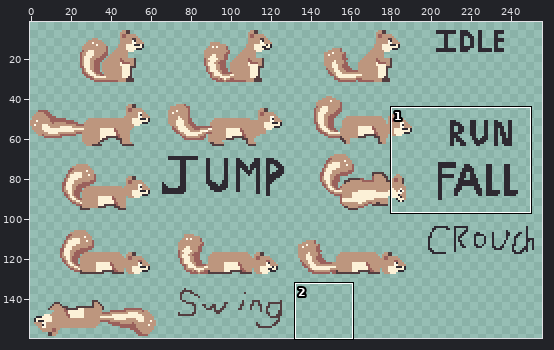
Pixel-art file, stored at Asset Projects/squirrel/v2/squirrel.aseprite. The first picture is a wide view before the edit; the outline marks the close-up.
Close-up. Old version:
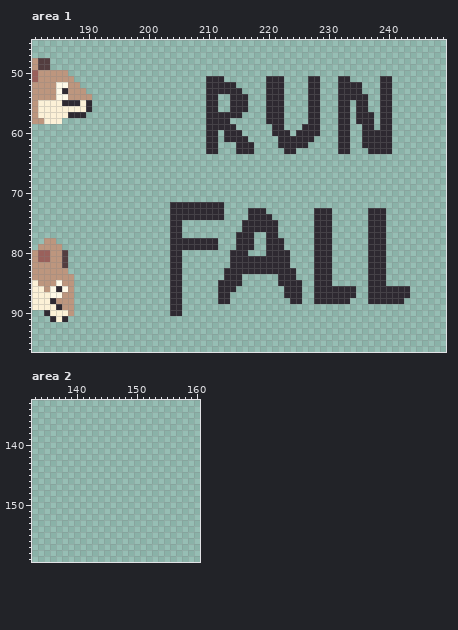
256x160 pixels, 1 frame. Colours within 5 levels of each other are drawn and written as one. Shown: area 1: x 181..249, y 45..96; area 2: x 133..160, y 133..159. The wide view leaves out empty margins. The commit also changed other parts of the picture, which this record leaves out.
The same view after the edit:
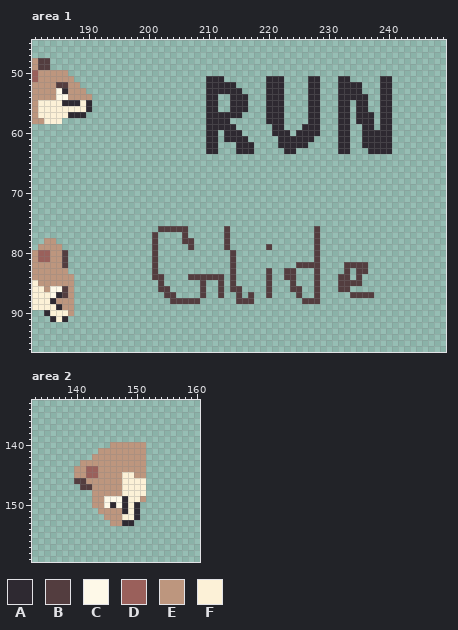
Palette (. is transparent): A #2e2931  B #533d3f  C #fef9e8  D #9a605b  E #bd967e  F #fcf1d7
Difference:
--- area 1
@@ x 183..188 @@
 51 EEEEE.
-52 EECCEE
+52 EEBBEE
 53 EECAEE
@@ x 181..249 @@
 71 .....................................................................
-72 .......................AAAAAAAAA.....................................
-73 .......................AAAAAAAAA....AAA........AAA......AAA..........
-74 .......................AAAAAAAAA....AAAA.......AAA......AAA..........
-75 .......................AA..........AAAAAA......AAA......AAA..........
-76 .......................AA..........AAAAAA......AAA......AAA..........
-77 .......................AA.........AAA..AA......AAA......AAA..........
-78 ..EE...................AAAAAAAA...AAA..AAA.....AAA......AAA..........
-79 .EEEE..................AAAAAAAA...AAA..AAA.....AAA......AAA..........
-80 EDDEEB.................AA........AAA...AAAA....AAA......AAA..........
-81 EDDEEB.................AA........AAAAAAAAAA....AAA......AAA..........
-82 EEEEEB.................AA........AAAAAAAAAA....AAA......AAA..........
-83 EEEEEE.................AA.......AAAAAAAAAAAA...AAA......AAA..........
-84 EEEEEEE................AA.......AAA......AAA...AAA......AAA..........
-85 FEEECEE................AA......AAAA......AAAA..AAA......AAA..........
-86 FFECACE................AA......AAA........AAA..AAAAAAA..AAAAAAA......
-87 FFFCCEE................AA......AA.........AAA..AAAAAAA..AAAAAAA......
-88 FFFAEEE................AA......AA..........AA..AAAAAA...AAAAAA.......
-89 FFFFAEE................AA............................................
-90 ..AFFFE................AA............................................
+72 .....................................................................
+73 .....................................................................
+74 .....................................................................
+75 .....................................................................
+76 .....................BBBBB......B..............B.....................
+77 ....................B....B......B..............B.....................
+78 ..EE................B....BB.....B..............B.....................
+79 .EEEE...............B.....B.....B......B.......B.....................
+80 EDDEEB..............B............B.............B.....................
+81 EDDEEB..............B............B.............B.....................
+82 EEEEEB..............B............B..........BBBB....BBBB.............
+83 EEEEEE..............B............B.....B..BB...B....B.BB.............
+84 EEEEEEE.............BB....BBBBBB.B.....B..BB...B...BB.B..............
+85 FEEEEEE..............B......B..B.B.....B...B...B...BBBB..............
+86 FFECCBE..............BB.....B..B.BB....B...BB..B...BB................
+87 FFFCABE...............BB....B..B..B.B..B....B..B.....BBBB............
+88 FFFAEEE................BBBBB......BBB........BBB.....................
+89 FFFFAEE..............................................................
+90 ..AFFFE..............................................................
 91 ...AFA...............................................................
--- area 2
@@ x 138..153 @@
 139 ................
-140 ................
-141 ................
-142 ................
-143 ................
-144 ................
-145 ................
-146 ................
-147 ................
-148 ................
-149 ................
-150 ................
-151 ................
-152 ................
-153 ................
+140 ........EEEEEE..
+141 ......EEEEEEEE..
+142 .....EEEEEEEEE..
+143 ...EEEEEEEEEEE..
+144 ..EEDDEEEEEEEE..
+145 ..EEDDEEEEFFEE..
+146 ..BBEEEEEEFFFF..
+147 ...BBEEEEEFFFF..
+148 .....EEEEEFFFF..
+149 .....EECCCAFFE..
+150 .....EECACAFA...
+151 ......EEEEAFA...
+152 .......EEEFFA...
+153 ........EEAA....
 154 ................
